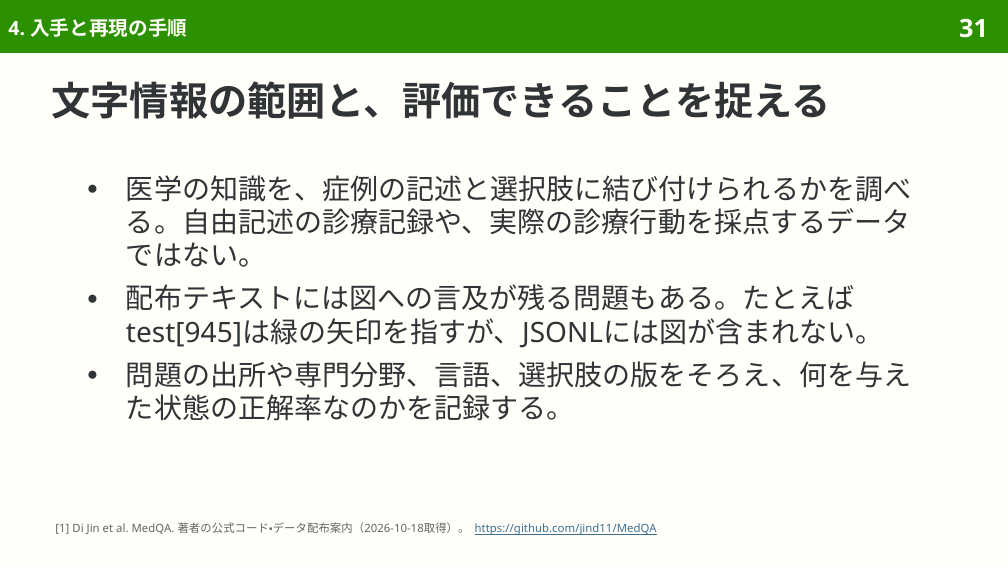
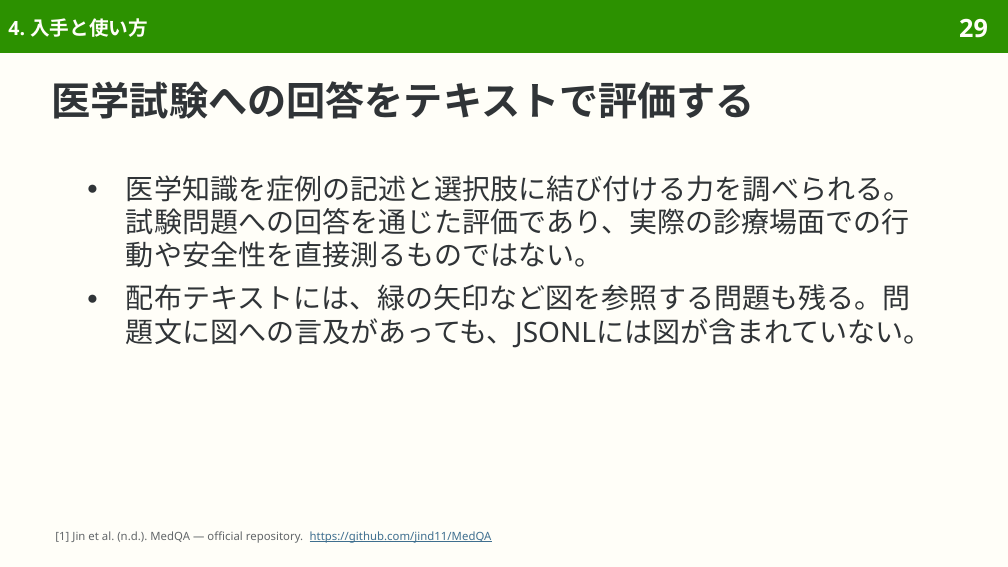
Before and after one commit to sasakiy84/datasets-in-10-minutes, a slide deck: slide 29 of slides/datasets-in-10-minutes-medqa.pptx (slide 31 before the commit). Drawn at 1008x567 pixels with LibreOffice and Linux fonts; fonts in the diff are those of the drawing. Boxes give left, top, right and bottom in pixels: in the first picture for what was removed or moved away, otherwise in the second. Text is boxed around its words. In the diff, an @@ line names an element or a change of style, - is before the commit and + after.

```diff
--- a/slides/datasets-in-10-minutes-medqa.pptx
+++ b/slides/datasets-in-10-minutes-medqa.pptx
@@ title at (8,18,148,37): text changed @@
-4. 入手と再現の手順
+4. 入手と使い方
@@ page number at (959,18,988,38): text changed @@
-31
+29
@@ title at (52,81,755,119): text changed @@
-文字情報の範囲と、評価できることを捉える
+医学試験への回答をテキストで評価する
@@ text at (126,175,932,348): text changed @@
-● 医学の知識を、症例の記述と選択肢に結び付けられるかを調べる。自由記述の診療記録や、実際の診療行動を採点するデータではない。
-● 配布テキストには図への言及が残る問題もある。たとえばtest[945]は緑の矢印を指すが、JSONLには図が含まれない。
-● 問題の出所や専門分野、言語、選択肢の版をそろえ、何を与えた状態の正解率なのかを記録する。
+● 医学知識を症例の記述と選択肢に結び付ける力を調べられる。試験問題への回答を通じた評価であり、実際の診療場面での行動や安全性を直接測るものではない。
+● 配布テキストには、緑の矢印など図を参照する問題も残る。問題文に図への言及があっても、JSONLには図が含まれていない。
@@ text at (55,531,492,543): text changed @@
-[1] Di Jin et al. MedQA. 著者の公式コード・データ配布案内（2026-10-18取得）。 https://github.com/jind11/MedQA
+[1] Jin et al. (n.d.). MedQA — official repository. https://github.com/jind11/MedQA
```
Also in this commit, not shown: 37 other slides changed, 8 slides added, 14 slides removed, 46 other files.
